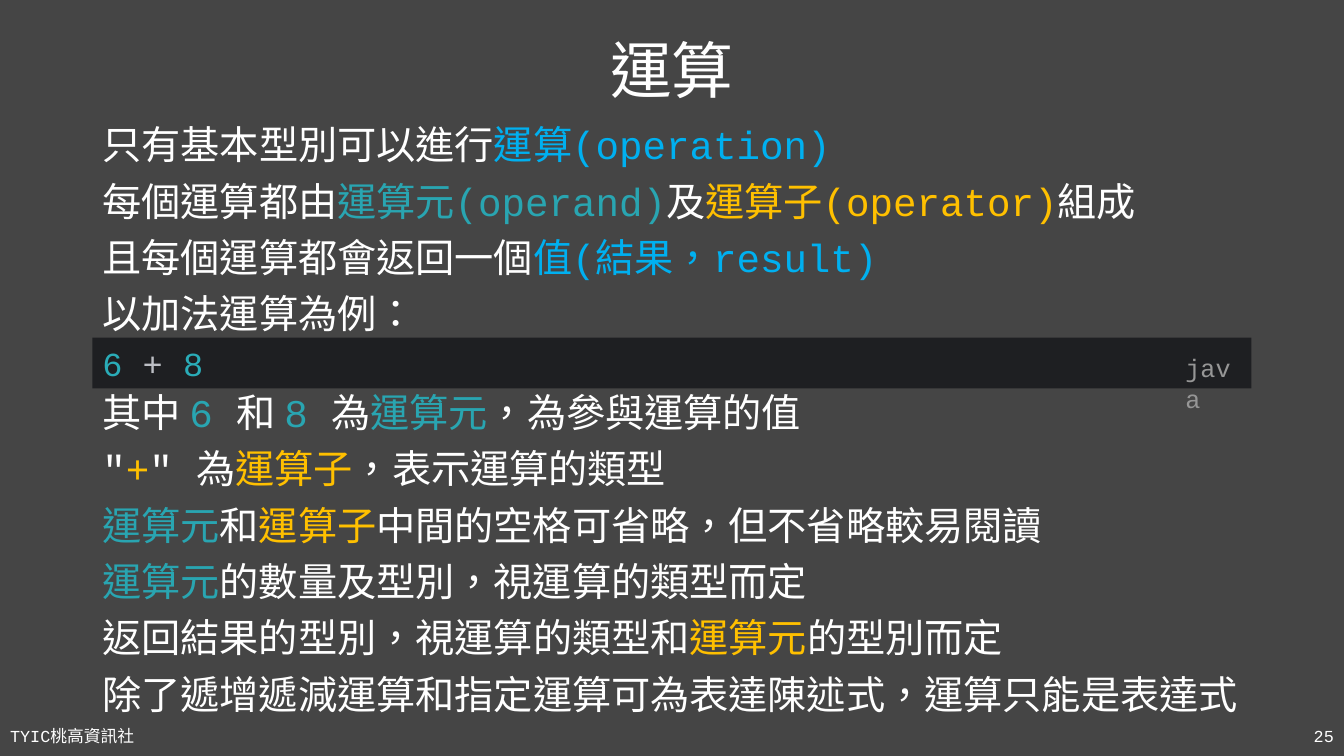
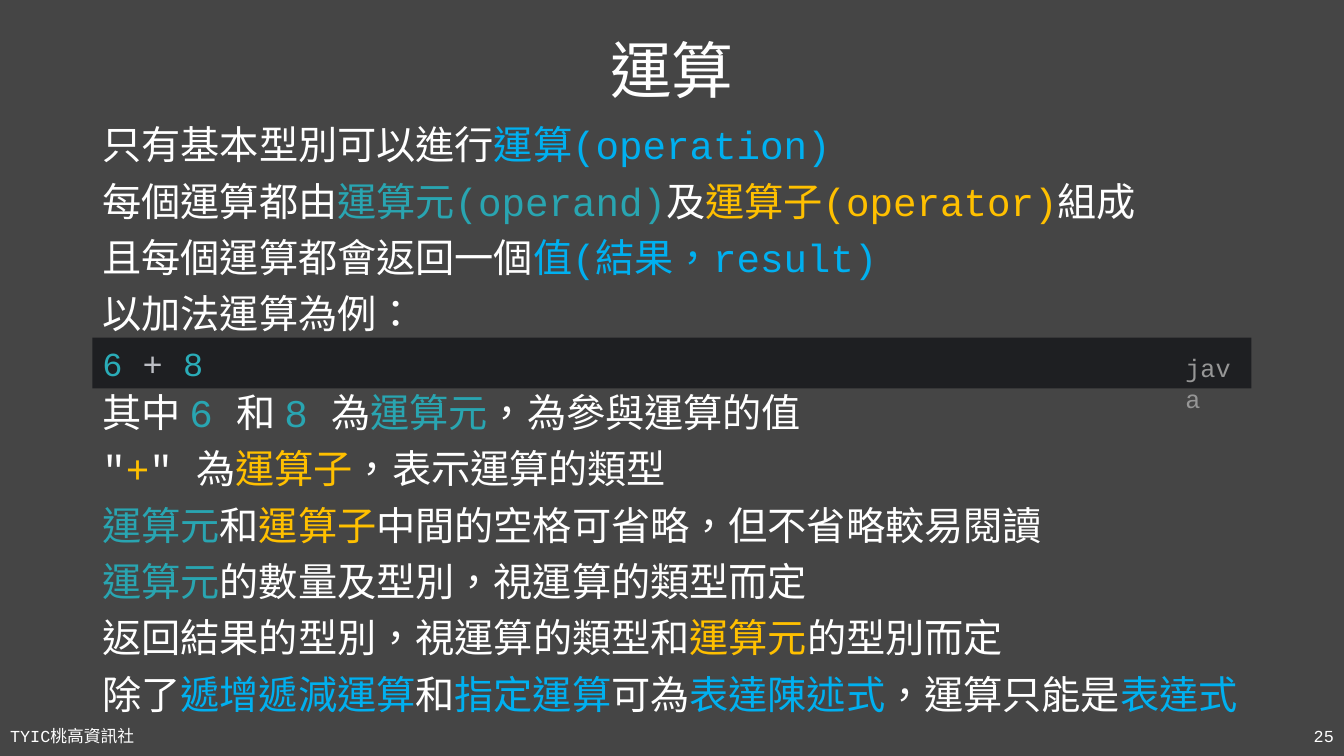
Before and after one commit to TYSHIC/slides, a slide deck: slide 25 of powerpoint/04_初探Java.pptx. Drawn at 1344x756 pixels with LibreOffice and Linux fonts; fonts in the diff are those of the drawing. Boxes give left, top, right and bottom in pixels: in the first picture for what was removed or moved away, otherwise in the second. Text is boxed around its words. In the diff, an @@ line names an element or a change of style, - is before the commit and + after.

```diff
--- a/powerpoint/04_初探Java.pptx
+++ b/powerpoint/04_初探Java.pptx
@@ text at bbox=[102, 676, 1237, 712]: text colour #FFFFFF to #00B0F0 in "除了遞增遞減運算和指定運算可為表達陳述式，運算只能是表達式" @@
```
Also in this commit, not shown: 1 other slide changed, 7 other files.
